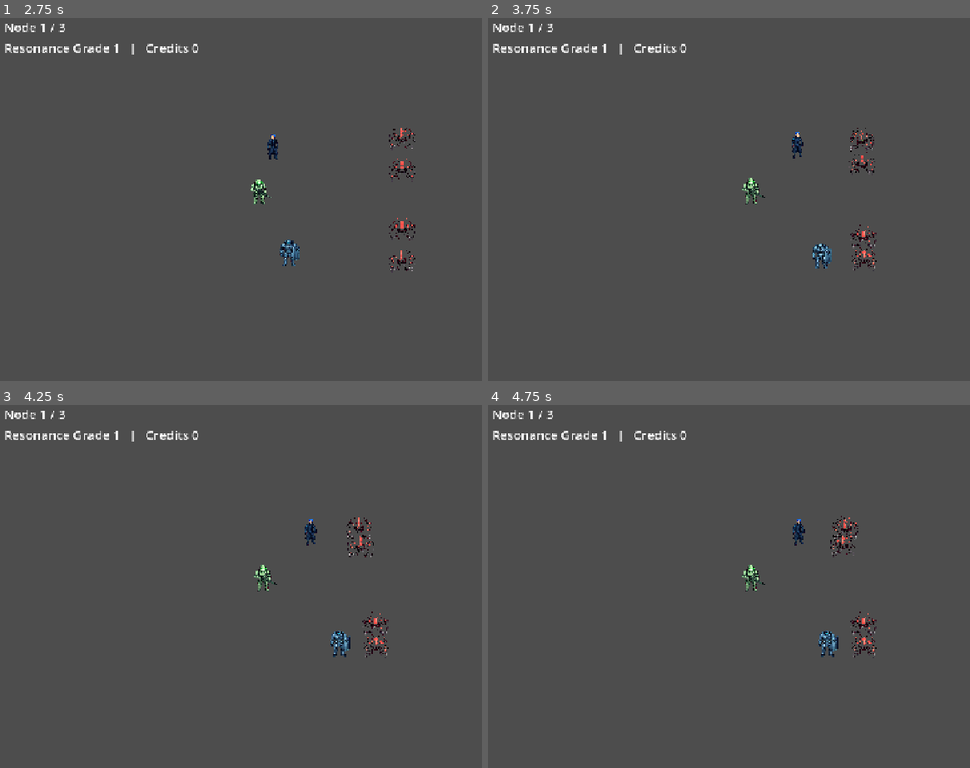
Above: before the commit, frames 1-4 (two rows, left to right).
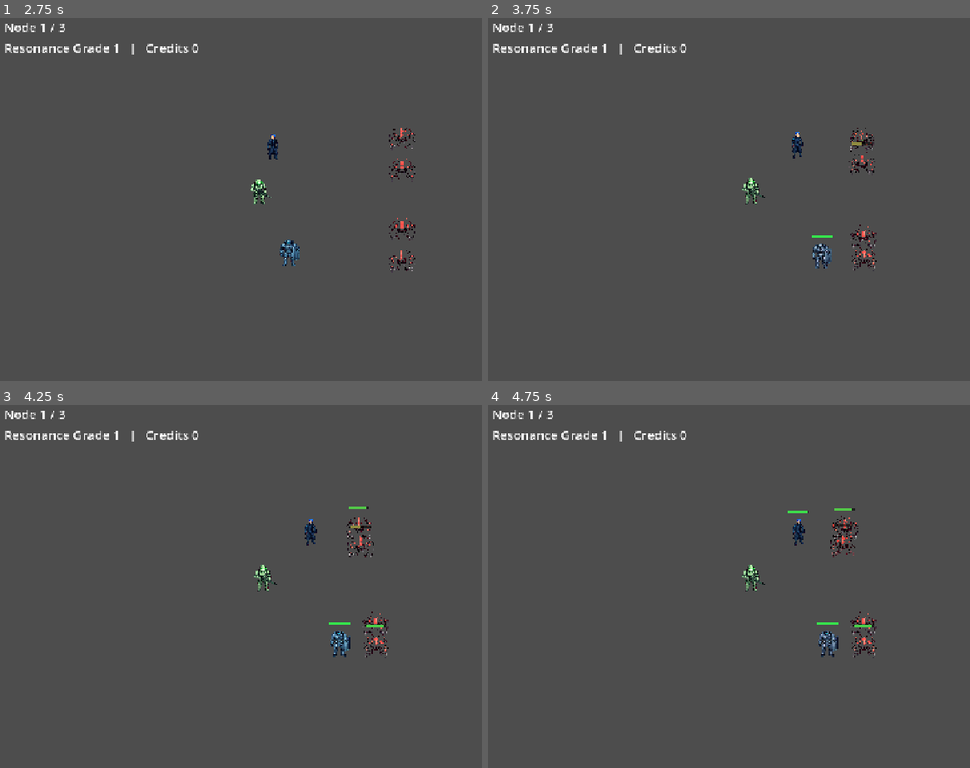
Above: after the commit, the same moments.

Repository: Hwari2929/PROTOCOL-ERRANTEs
Game: Godot game, scene res://scenes/main.tscn
The game is run twice, just before and just after one commit, with the same random seed, the same clock (stepped at 60 frames per second) and the same inputs.
Inputs (mouse positions are in pixels of both pictures, inside the frame that each line leads up to):
- Up to frame 1 (2.75 s): click "START COMBAT" at 0.5 s; move the mouse to (477, 181) at 1.27 s; click (477, 181) at 1.42 s; drag from (197, 217) to (294, 275) at 2.02 s
- Up to frame 2 (3.75 s): move the mouse to (883, 116) at 2.77 s; click (883, 116) at 2.92 s; drag from (782, 275) to (618, 145) at 3.52 s
- Up to frame 3 (4.25 s): no input
- Up to frame 4 (4.75 s): move the mouse to (outside the picture) at 4.27 s; click (outside the picture) at 4.42 s

Frame 1 is identical in both runs. In frame 2, less than 0.1% of the frame differs, in the area x 67-80%, y 34-61%; in frame 3, 0.1%; in frame 4, 0.2%, in the area x 62-81%, y 28-62%.

Commit message:
feat(combat-feel): HP bars, hit flash, death fade + per-node difficulty [opus]
- DD1 unit.gd: HP bar in _draw (green->red, shown when damaged), hit-flash tween on take_damage, death fade/shrink tween before free
- DD2 battle_field.gd: spawn_wave(node_index) — fixes index-as-count bug; count=3+node, stat scale +25%/node; faster swarmling variant from node 2; _ready spawn_wave(1)

Co-Authored-By: Claude Opus 4.8 <noreply@anthropic.com>

Diff:
--- a/scripts/battle/battle_field.gd
+++ b/scripts/battle/battle_field.gd
@@ -24,6 +24,8 @@
 }
 
 const ENEMY_STATS: Dictionary = {"max_hp": 70, "attack": 9, "attack_interval": 1.0, "attack_range": 90.0, "move_speed": 55.0, "armor": 2}
+## Faster, frailer 군체 variant (introduced from node 2).
+const SWARMLING_STATS: Dictionary = {"max_hp": 45, "attack": 7, "attack_interval": 0.8, "attack_range": 80.0, "move_speed": 95.0, "armor": 0}
 
 ## Player team for the slice: 주인공 + 레인저 + 뱅가드 (exactly 3).
 const PLAYER_TEAM_IDS: Array = ["protagonist", "ranger", "vanguard"]
@@ -38,7 +40,7 @@
 
 func _ready() -> void:
 	_spawn_players()
-	spawn_wave(4)
+	spawn_wave(1)
 	begin_prep()
 
 
@@ -53,12 +55,20 @@
 		EventBus.round_ended.emit(1, victory)
 
 
-## (Re)populate the enemy team for the next combat node.
-func spawn_wave(count: int) -> void:
-	for e in units_of(TEAM_ENEMY):
-		e.queue_free()
+## (Re)populate the enemy team for a given 1-based NODE INDEX.
+## Count and stats scale with the node; a faster swarmling variant joins from node 2.
+func spawn_wave(node_index: int) -> void:
+	for e in units.get_children():
+		if is_instance_valid(e) and int(e.get("team")) == TEAM_ENEMY:
+			e.queue_free()
+	var count: int = 3 + node_index
+	var stat_scale: float = 1.0 + 0.25 * float(node_index - 1)
 	for i in count:
-		var u: Node2D = _make_unit(TEAM_ENEMY, ENEMY_STATS, "swarm")
+		var is_fast: bool = node_index >= 2 and i % 3 == 2
+		var cfg: Dictionary = (SWARMLING_STATS if is_fast else ENEMY_STATS).duplicate()
+		cfg["max_hp"] = int(round(float(cfg["max_hp"]) * stat_scale))
+		cfg["attack"] = int(round(float(cfg["attack"]) * stat_scale))
+		var u: Node2D = _make_unit(TEAM_ENEMY, cfg, "swarm")
 		var offset: float = (float(i) - float(count - 1) / 2.0) * 84.0
 		u.position = Vector2(900.0, 360.0 + offset)
 	_resolved = false
--- a/scripts/battle/unit.gd
+++ b/scripts/battle/unit.gd
@@ -87,13 +87,28 @@
 func take_damage(amount: int) -> void:
 	hp -= amount
 	hp_changed.emit(hp, max_hp)
+	queue_redraw()
+	_flash()
 	if hp <= 0:
 		die()
+
+func _flash() -> void:
+	if _sprite == null:
+		return
+	_sprite.modulate = Color(1.6, 0.6, 0.6, 1.0)
+	var t: Tween = create_tween()
+	t.tween_property(_sprite, "modulate", Color(1.0, 1.0, 1.0, 1.0), 0.12)
 
 func die() -> void:
 	died.emit()
 	remove_from_group("unit")
-	queue_free()
+	active = false
+	# Fade + shrink out, then free (combat state is already correct: out of group, hp<=0).
+	var t: Tween = create_tween()
+	t.set_parallel(true)
+	t.tween_property(self, "modulate:a", 0.0, 0.3)
+	t.tween_property(self, "scale", Vector2(0.3, 0.3), 0.3)
+	t.finished.connect(queue_free)
 
 func _unhandled_input(event: InputEvent) -> void:
 	if active or team != 0:
@@ -115,7 +130,15 @@
 		global_position = new_pos
 
 func _draw() -> void:
-	if _has_sprite:
-		return
-	var color: Color = Color.BLUE if team == 0 else Color.RED
-	draw_circle(Vector2.ZERO, 20.0, color)
+	if not _has_sprite:
+		var color: Color = Color.BLUE if team == 0 else Color.RED
+		draw_circle(Vector2.ZERO, 20.0, color)
+	# HP bar above the unit, shown only while damaged and alive.
+	if hp > 0 and hp < max_hp:
+		var w: float = 40.0
+		var bh: float = 5.0
+		var top: Vector2 = Vector2(-w / 2.0, -40.0)
+		var ratio: float = clampf(float(hp) / float(max_hp), 0.0, 1.0)
+		draw_rect(Rect2(top, Vector2(w, bh)), Color(0.0, 0.0, 0.0, 0.6))
+		var fill: Color = Color(0.2, 0.9, 0.3).lerp(Color(0.9, 0.2, 0.2), 1.0 - ratio)
+		draw_rect(Rect2(top, Vector2(w * ratio, bh)), fill)
